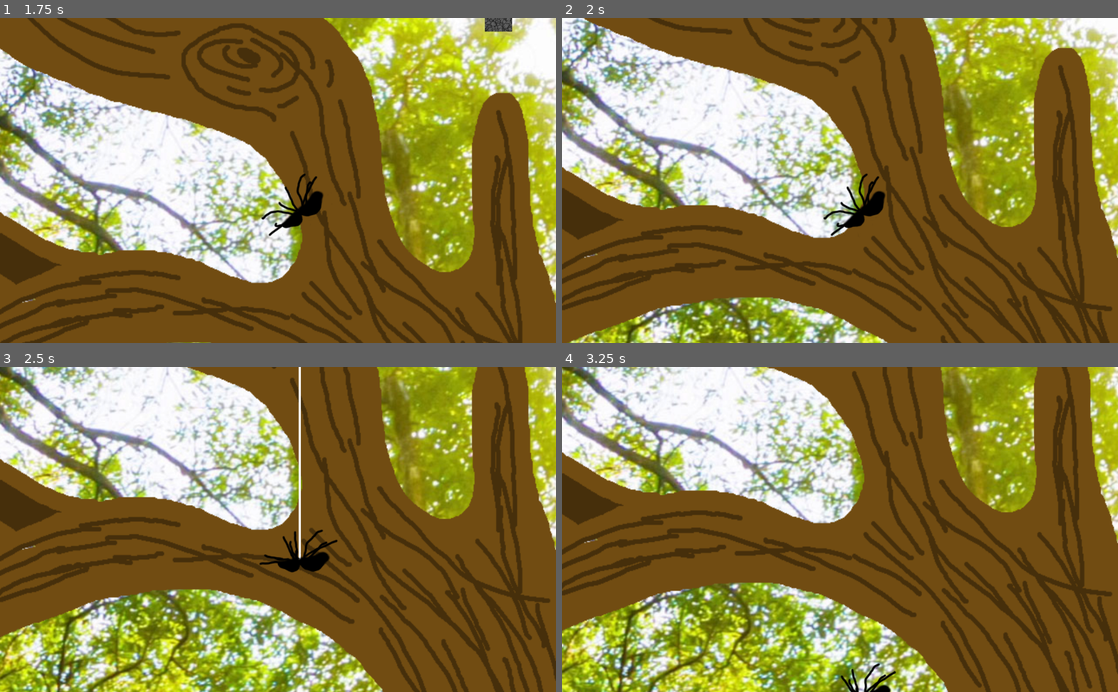
Above: before the commit, frames 1-4 (two rows, left to right).
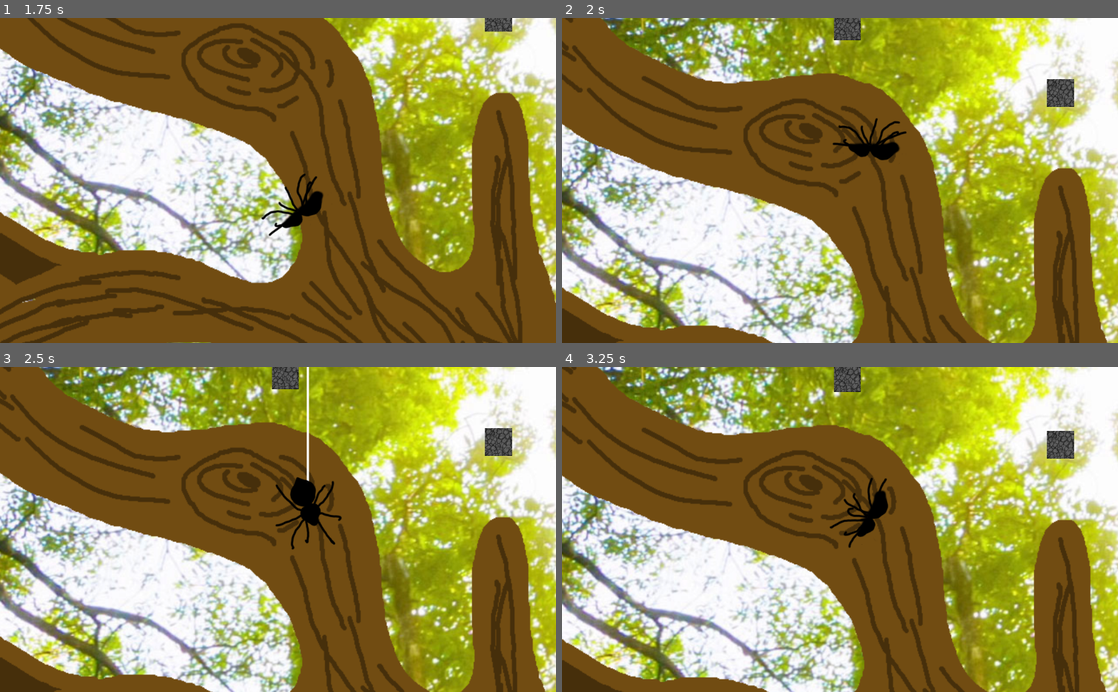
Above: after the commit, the same moments.

Repository: MarmotaGames/aracnotopia
Game: Godot game, scene res://levels/main/main.tscn
The game is run twice, just before and just after one commit, with the same random seed, the same clock (stepped at 60 frames per second) and the same inputs.
Inputs (mouse positions are in pixels of both pictures, inside the frame that each line leads up to):
- Up to frame 1 (1.75 s): tap Enter at 0.5 s; move the mouse to (400, 164) at 0.52 s; hold Right (ui_right) 0.53-1.28 s; tap Ctrl (attachOrDetachFromArea) at 0.6 s; click (400, 164) at 0.67 s; move the mouse to (166, 196) at 1.27 s; hold Down (ui_down) from 1.28 s (still down); tap L (dropFromWeb) at 1.35 s; click (166, 196) at 1.42 s
- Up to frame 2 (2 s): keep holding Down (ui_down)
- Up to frame 3 (2.5 s): move the mouse to (333, 458) at 2.02 s; release Down (ui_down) at 2.03 s; press the mouse at (333, 458) at 2.03 s; hold Right (ui_right) from 2.03 s (still down)
- Up to frame 4 (3.25 s): move the mouse to (812, 594) at 2.77 s; release Right (ui_right) at 2.78 s; release the mouse at (812, 594) at 2.78 s; hold Up (ui_up) from 2.78 s (still down); tap Ctrl (attachOrDetachFromArea) at 2.85 s; click (812, 594) at 2.92 s

Frame 1 is identical in both runs. In frame 2, 83% of the frame differs, in the area x 0-100%, y 0-100%; in frame 3, 85%; in frame 4, 84%.

Commit message:
Auto stash before merge of "new_web_test" and "origin/new_web_test"

Diff:
--- a/GodotProject/levels/main/main.tscn
+++ b/GodotProject/levels/main/main.tscn
@@ -11,7 +11,7 @@
 custom_solver_bias = 0.0
 extents = Vector2( 10, 10 )
 
-[node name="Root" type="Sprite"]
+[node name="Root" type="Sprite" index="0"]
 
 position = Vector2( -0.747841, -0.676454 )
 scale = Vector2( 0.800754, 0.834559 )
@@ -59,8 +59,7 @@
 gravity = 98.0
 linear_damp = 0.1
 angular_damp = 1.0
-collision_layer = 16400
-collision_mask = 0
+collision_layer = 16401
 audio_bus_override = false
 audio_bus_name = "Master"
 script = ExtResource( 4 )
@@ -68,8 +67,8 @@
 
 [node name="CollisionShape2D" type="CollisionShape2D" parent="BackgroundSprite/DeathArea" index="0"]
 
-position = Vector2( 0.0355663, 1.34028 )
-scale = Vector2( 64.1589, 36.0266 )
+position = Vector2( -248.53, -48.7789 )
+scale = Vector2( 32.7189, 18.3724 )
 shape = SubResource( 1 )
 
 [node name="Timer" type="Timer" parent="BackgroundSprite/DeathArea" index="1"]
@@ -95,6 +94,6 @@
 
 [connection signal="body_exited" from="BackgroundSprite/ContactArea" to="BackgroundSprite/ContactArea" method="_on_Area2D_body_exited"]
 
-[connection signal="body_exited" from="BackgroundSprite/DeathArea" to="BackgroundSprite/DeathArea" method="_on_DeathArea_body_exited"]
+[connection signal="area_exited" from="BackgroundSprite/DeathArea" to="BackgroundSprite/DeathArea" method="_on_DeathArea_area_exited"]
 
 [connection signal="timeout" from="BackgroundSprite/DeathArea/Timer" to="BackgroundSprite/DeathArea" method="_on_Timer_timeout"]
--- a/GodotProject/player/Player_rigido.gd
+++ b/GodotProject/player/Player_rigido.gd
@@ -144,6 +144,8 @@
 		if not dirKeys[0] and not dirKeys[1]:
 			direction.y = 0
 		$AnimatedSprite.playing = true
+	if Input.is_action_pressed("debug"):
+		self.rotation = 1
 
 	if Input.is_action_just_released("ui_up"):
 		dirKeys[0] = 0
@@ -233,5 +235,5 @@
 #	if deltaY == 0:
 #		deltaY = 0.001
 	var angle = (atan(deltaX/deltaY))
-	#print(angulo)
+	print(angle)
 	self.rotation = angle
